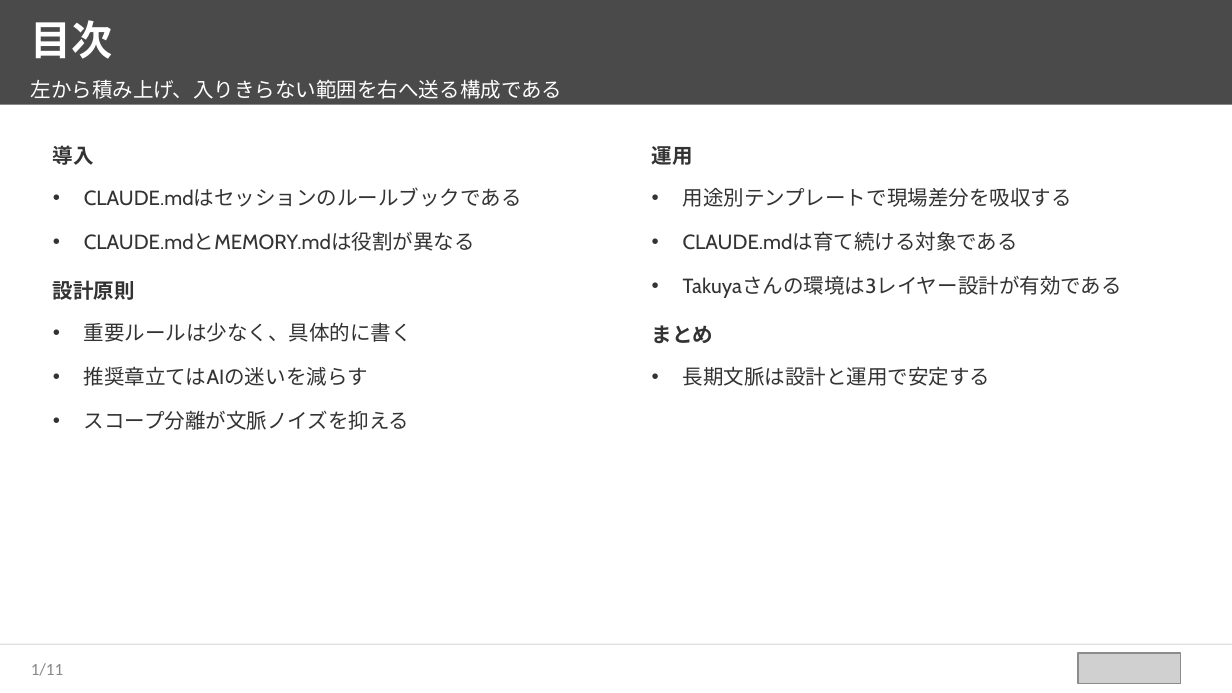
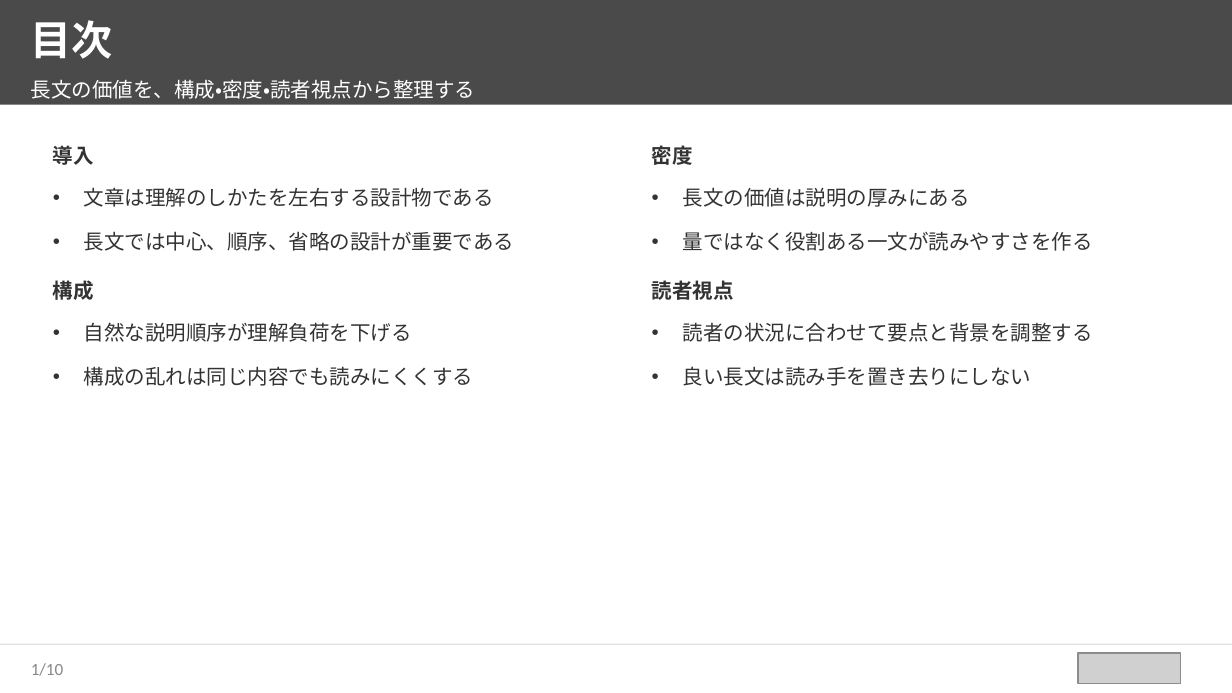
Before and after one commit to takuya109048/html2pptx, a slide deck: slide 2 of sample_source_deck.pptx. Drawn at 1232x693 pixels with LibreOffice and Linux fonts; fonts in the diff are those of the drawing; grey boxes stand for pictures. Boxes give left, top, right and bottom in pixels: in the first picture for what was removed or moved away, otherwise in the second. Text is boxed around its words. In the diff, an @@ line names an element or a change of style, - is before the commit and + after.

```diff
--- a/sample_source_deck.pptx
+++ b/sample_source_deck.pptx
@@ text at (x1=31, y1=79, x2=476, y2=99): text changed @@
-左から積み上げ、入りきらない範囲を右へ送る構成である
+長文の価値を、構成・密度・読者視点から整理する
@@ text at (x1=652, y1=145, x2=1093, y2=386): text changed @@
-運用
-• 用途別テンプレートで現場差分を吸収する
-• CLAUDE.mdは育て続ける対象である
-• Takuyaさんの環境は3レイヤー設計が有効である
-まとめ
-• 長期文脈は設計と運用で安定する
+密度
+• 長文の価値は説明の厚みにある
+• 量ではなく役割ある一文が読みやすさを作る
+読者視点
+• 読者の状況に合わせて要点と背景を調整する
+• 良い長文は読み手を置き去りにしない
@@ text at (x1=53, y1=187, x2=515, y2=386): text changed @@
-• CLAUDE.mdはセッションのルールブックである
-• CLAUDE.mdとMEMORY.mdは役割が異なる
-設計原則
-• 重要ルールは少なく、具体的に書く
-• 推奨章立てはAIの迷いを減らす
-• スコープ分離が文脈ノイズを抑える
+• 文章は理解のしかたを左右する設計物である
+• 長文では中心、順序、省略の設計が重要である
+構成
+• 自然な説明順序が理解負荷を下げる
+• 構成の乱れは同じ内容でも読みにくくする
@@ page number at (x1=31, y1=663, x2=64, y2=676): text changed @@
-1/11
+1/10
```
Also in this commit, not shown: 5 other slides changed, 4 slides added, 5 slides removed, 5 other files.
